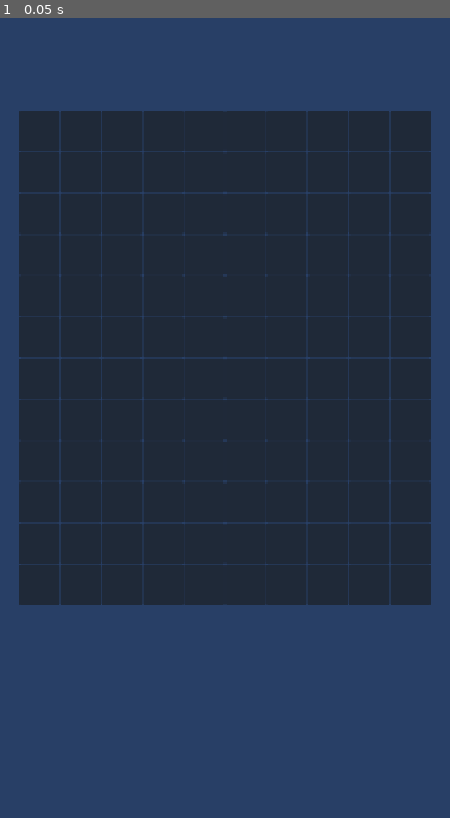
Above: before the commit, frame 1.
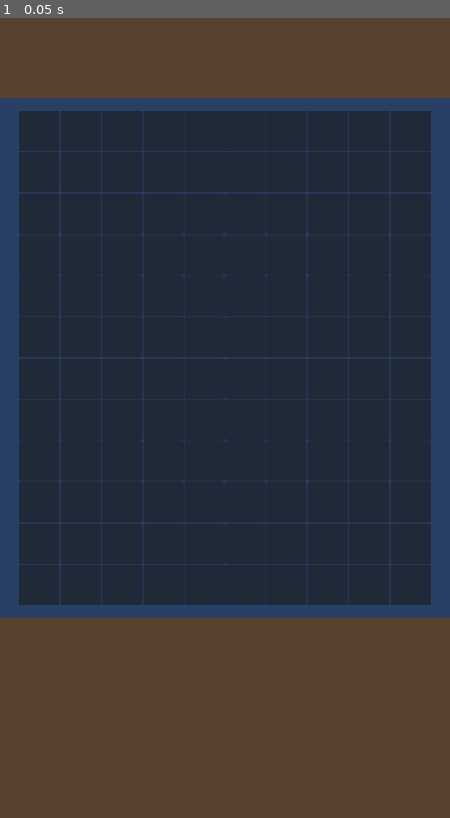
Above: after the commit, the same moment.

Repository: gui-rossi/quebra-blocos
Game: Godot game, scene res://scenes/main.tscn
Two runs of this game, one before a commit and one after it. Both use one fixed random seed, a clock stepped at 60 frames per second and the inputs below.
Inputs:
- Up to frame 1 (0.05 s): no input

The runs differ from the first frame. In frame 1, 35% of the frame differs, in the area x 0-100%, y 0-100%.

Commit message:
cleanup + add randomized block

Diff:
--- /dev/null
+++ b/configs/game_config.gd
@@ -0,0 +1,4 @@
+extends Node
+
+var cell_size: float = 64.0
+var cell_gap: float = 1.0
--- /dev/null
+++ b/configs/game_config.tscn
@@ -0,0 +1,6 @@
+[gd_scene format=3 uid="uid://bhplri2ysxsfj"]
+
+[ext_resource type="Script" uid="uid://cjjc41jak1wwg" path="res://configs/game_config.gd" id="1_wnl33"]
+
+[node name="GameConfig" type="Node" unique_id=2017064738]
+script = ExtResource("1_wnl33")
--- /dev/null
+++ b/managers/shape_definitions.gd
@@ -0,0 +1,11 @@
+extends Node
+
+
+# Called when the node enters the scene tree for the first time.
+func _ready() -> void:
+	pass # Replace with function body.
+
+
+# Called every frame. 'delta' is the elapsed time since the previous frame.
+func _process(delta: float) -> void:
+	pass
--- /dev/null
+++ b/managers/shape_definitions.tscn
@@ -0,0 +1,6 @@
+[gd_scene format=3 uid="uid://csv3ffy1sram7"]
+
+[ext_resource type="Script" uid="uid://dl1lp4li2ynwk" path="res://managers/shape_definitions.gd" id="1_cuku0"]
+
+[node name="ShapeDefinitions" type="Node" unique_id=1560885282]
+script = ExtResource("1_cuku0")
--- a/project.godot
+++ b/project.godot
@@ -22,6 +22,11 @@
 window/stretch/mode="canvas_items"
 window/stretch/aspect="expand"
 
+[editor]
+
+version_control/plugin_name="GitPlugin"
+version_control/autoload_on_startup=true
+
 [physics]
 
 3d/physics_engine="Jolt Physics"
--- a/scenes/blocks/single_block.tscn
+++ /dev/null
@@ -1,46 +0,0 @@
-[gd_scene format=3 uid="uid://blh8qyvlbcubg"]
-
-[ext_resource type="Script" uid="uid://dgd8lmovv704b" path="res://scenes/blocks/single_block.gd" id="1_ww16w"]
-
-[sub_resource type="StyleBoxFlat" id="StyleBoxFlat_qsuaf"]
-bg_color = Color(0, 0, 0, 0.627451)
-border_width_left = 1
-border_width_top = 1
-border_width_right = 1
-border_width_bottom = 1
-border_color = Color(0.6546338, 0.7058506, 0, 1)
-border_blend = true
-corner_radius_top_left = 1
-corner_radius_top_right = 1
-corner_radius_bottom_right = 1
-corner_radius_bottom_left = 1
-corner_detail = 4
-
-[node name="SingleBlock" type="Node2D" unique_id=1014156698]
-script = ExtResource("1_ww16w")
-metadata/_edit_group_ = true
-
-[node name="Control" type="Control" parent="." unique_id=2125145907]
-layout_mode = 3
-anchors_preset = 0
-offset_right = 32.0
-offset_bottom = 32.0
-
-[node name="Panel" type="Panel" parent="Control" unique_id=178340581]
-layout_mode = 1
-anchors_preset = 15
-anchor_right = 1.0
-anchor_bottom = 1.0
-grow_horizontal = 2
-grow_vertical = 2
-theme_override_styles/panel = SubResource("StyleBoxFlat_qsuaf")
-
-[node name="AnimationPlayer" type="AnimationPlayer" parent="Control" unique_id=252540193]
-root_node = NodePath("../..")
-
-[node name="CPUParticles2D" type="CPUParticles2D" parent="Control" unique_id=1358434492]
-position = Vector2(16, 16)
-emitting = false
-amount = 1
-emission_shape = 3
-emission_rect_extents = Vector2(15, 15)
--- a/scenes/controls/bottom_tray.tscn
+++ b/scenes/controls/bottom_tray.tscn
@@ -13,4 +13,9 @@
 
 [node name="ColorRect" type="ColorRect" parent="CanvasLayer/Control" unique_id=1213012590]
 layout_mode = 1
+anchors_preset = 15
+anchor_right = 1.0
+anchor_bottom = 1.0
+grow_horizontal = 2
+grow_vertical = 2
 color = Color(0.34043974, 0.26006702, 0.1842097, 1)
--- /dev/null
+++ b/scenes/controls/randomized_block.gd
@@ -0,0 +1,11 @@
+extends Node2D
+
+
+# Called when the node enters the scene tree for the first time.
+func _ready() -> void:
+	pass # Replace with function body.
+
+
+# Called every frame. 'delta' is the elapsed time since the previous frame.
+func _process(delta: float) -> void:
+	pass
--- /dev/null
+++ b/scenes/controls/randomized_block.tscn
@@ -0,0 +1,21 @@
+[gd_scene format=3 uid="uid://bay8tksb248hi"]
+
+[ext_resource type="Script" uid="uid://cc54b8kh7lxe2" path="res://scenes/controls/randomized_block.gd" id="1_4hp08"]
+
+[sub_resource type="Gradient" id="Gradient_wb4oo"]
+interpolation_color_space = 1
+offsets = PackedFloat32Array(0.66549295, 0.7007042)
+colors = PackedColorArray(0, 0.19215687, 0.50980395, 0.48235294, 0, 0, 0, 0)
+
+[sub_resource type="GradientTexture2D" id="GradientTexture2D_s1fef"]
+gradient = SubResource("Gradient_wb4oo")
+fill = 1
+fill_from = Vector2(0.5, 0.5)
+
+[node name="RandomizedBlock" type="Node2D" unique_id=527154083]
+script = ExtResource("1_4hp08")
+
+[node name="Sprite2D" type="Sprite2D" parent="." unique_id=1783062339]
+position = Vector2(9.094947e-13, 4.7683716e-07)
+scale = Vector2(5.125, 5.125)
+texture = SubResource("GradientTexture2D_s1fef")
--- a/scenes/controls/top_tray.tscn
+++ b/scenes/controls/top_tray.tscn
@@ -12,4 +12,9 @@
 
 [node name="ColorRect" type="ColorRect" parent="CanvasLayer/Control" unique_id=1194707449]
 layout_mode = 1
+anchors_preset = 15
+anchor_right = 1.0
+anchor_bottom = 1.0
+grow_horizontal = 2
+grow_vertical = 2
 color = Color(0.34043974, 0.26006702, 0.1842097, 1)
Not shown, added: addons/godot-git-plugin-v3.2.1/addons/godot-git-plugin/git_plugin.gdextension.uid
Not shown, added: configs/game_config.gd.uid
Not shown, added: managers/shape_definitions.gd.uid
Binary file removed: scenes/blocks/block.png
Not shown, removed: scenes/blocks/block.png.import
Not shown, added: scenes/controls/randomized_block.gd.uid
Not shown, changed: .gitignore
Not shown, added: addons/godot-git-plugin-v3.2.1/addons/godot-git-plugin/LICENSE
Not shown, added: addons/godot-git-plugin-v3.2.1/addons/godot-git-plugin/THIRDPARTY.md
Not shown, added: addons/godot-git-plugin-v3.2.1/addons/godot-git-plugin/git_plugin.gdextension
Not shown, added: addons/godot-git-plugin-v3.2.1/addons/godot-git-plugin/linux/libgit_plugin.linux.editor.x86_64.so
Not shown, added: addons/godot-git-plugin-v3.2.1/addons/godot-git-plugin/macos/libgit_plugin.macos.editor.universal.dylib
(and 2 more such lines)
